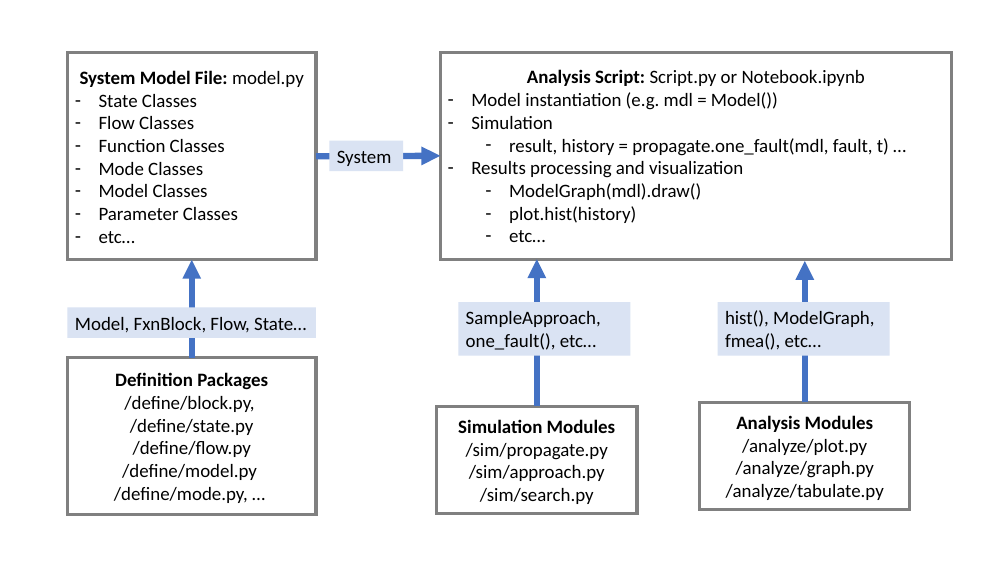
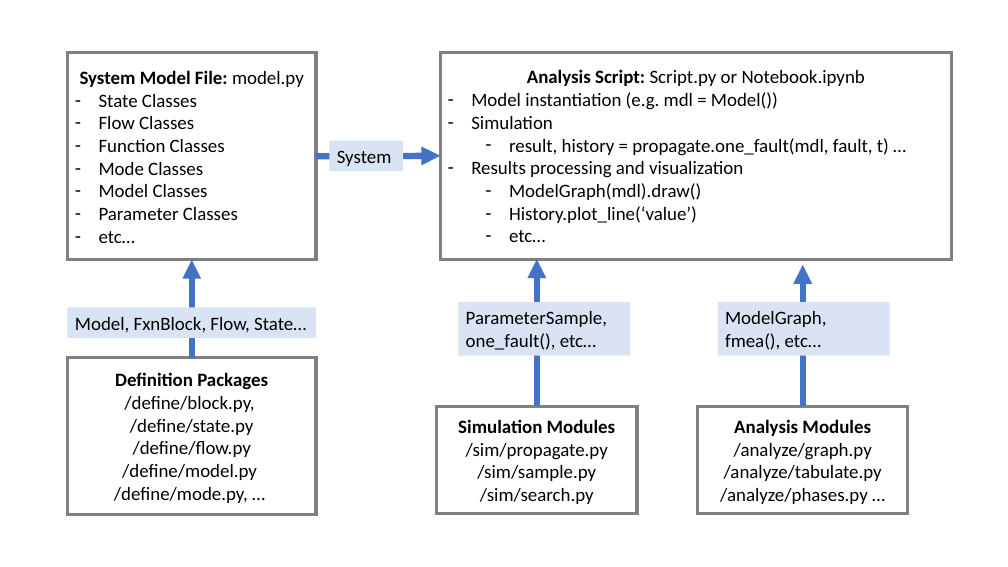
Before and after one commit to nasa/fmdtools, a slide deck: slide 4 of docs/figures/powerpoint_figures.pptx. Drawn at 1008x567 pixels with LibreOffice and Linux fonts; fonts in the diff are those of the drawing. Boxes give left, top, right and bottom in pixels: in the first picture for what was removed or moved away, otherwise in the second. Text is boxed around its words. In the diff, an @@ line names an element or a change of style, - is before the commit and + after.

```diff
--- a/docs/figures/powerpoint_figures.pptx
+++ b/docs/figures/powerpoint_figures.pptx
@@ text in rectangle at (509,206,697,223): text changed @@
-  – plot.hist(history)
+  – History.plot_line(‘value’)
@@ arrow moved from (805, 402) - (805, 261) to (803, 406) - (803, 265) @@
@@ text in rectangle at (466,311,607,350): text changed @@
-SampleApproach, one_fault(), etc…
+ParameterSample, one_fault(), etc…
@@ text in rectangle at (725,311,826,327): text changed @@
-hist(), ModelGraph,
+ModelGraph,
@@ rectangle "Analysis Modules": place and size @@
-rectangle "Analysis Modules" at (700,402,910,510)
+rectangle "Analysis Modules" at (698,406,908,513)
@@ text in rectangle at (742,439,867,455): paragraph removed @@
-/analyze/plot.py
@@ text in rectangle at (477,465,596,481): text changed @@
-/sim/approach.py
+/sim/sample.py
@@ text in rectangle at (720,488,868,504): paragraph added @@
+/analyze/phases.py …
```
Also in this commit, not shown: 5 other slides changed, 6 other files.
